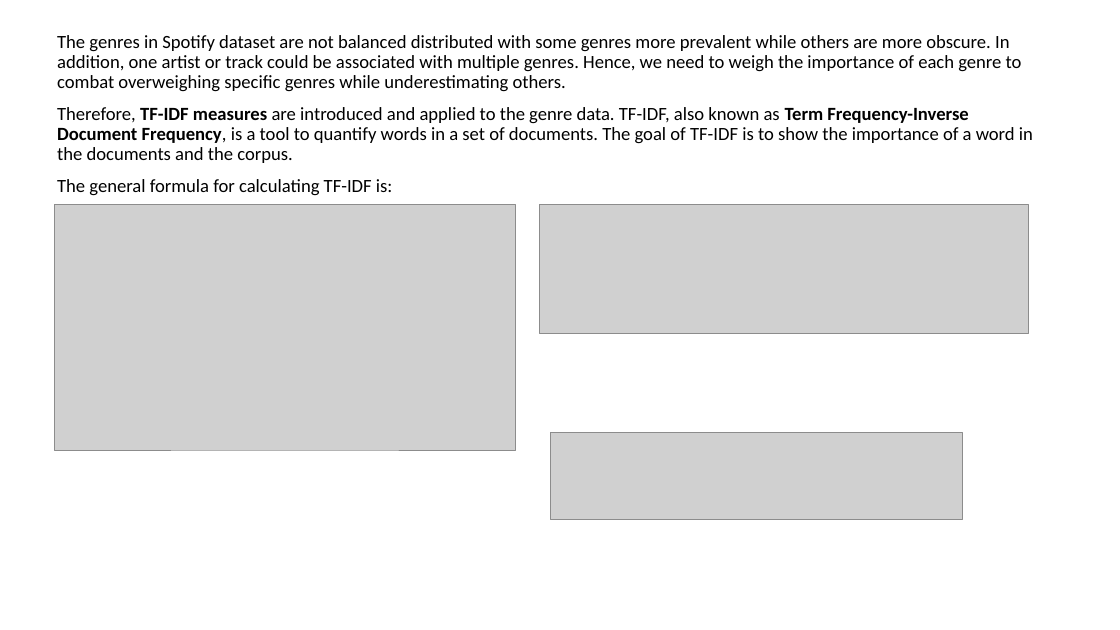
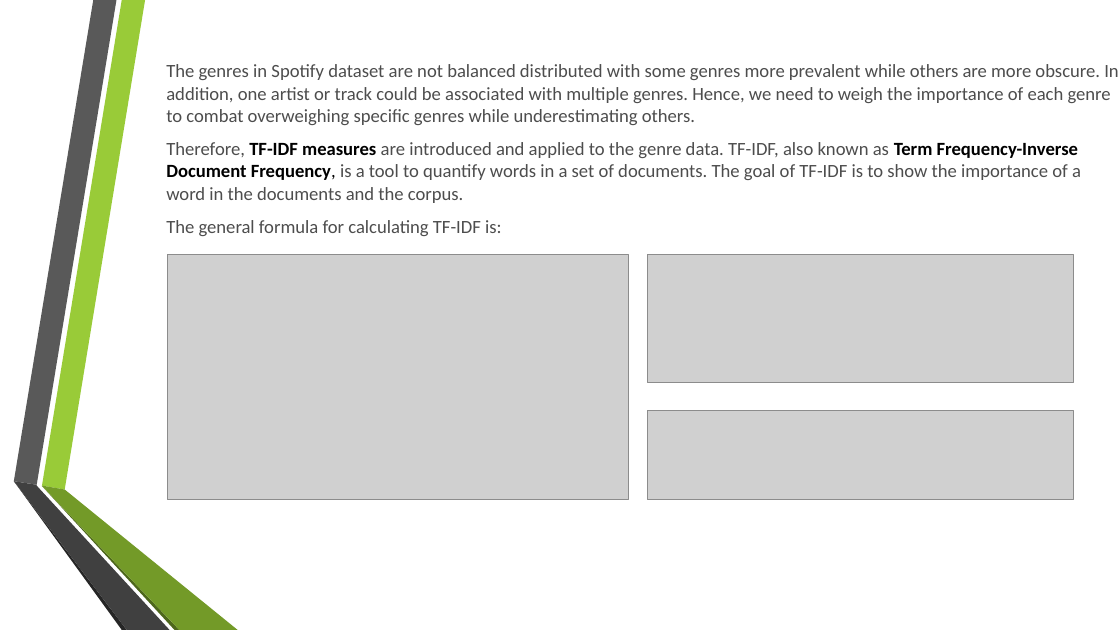
Before and after one commit to singharsh10/Music_Recommendation_System, a slide deck: slide 9 of Music_Recommendation_System.pptx. Drawn at 1120x630 pixels with LibreOffice and Linux fonts; fonts in the diff are those of the drawing; grey boxes stand for pictures; background and template pictures are left out. Boxes give left, top, right and bottom in pixels: in the first picture for what was removed or moved away, otherwise in the second. Text is boxed around its words. In the diff, an @@ line names an element or a change of style, - is before the commit and + after.

```diff
--- a/Music_Recommendation_System.pptx
+++ b/Music_Recommendation_System.pptx
@@ text "The genres in Spotify dataset ...": place and size @@
-text "The genres in Spotify dataset ..." at box(57, 35, 1033, 196)
+text "The genres in Spotify dataset ..." at box(166, 64, 1118, 236)
@@ text "The genres in Spotify dataset ..." at box(166, 64, 1118, 236): text colour #000000 to #4D4D4D; line spacing 0.9 to 1; vertical alignment top to middle @@
@@ picture: place and size @@
-picture at box(55, 205, 515, 450)
+picture at box(167, 255, 628, 500)
@@ picture: place and size @@
-picture at box(539, 205, 1028, 334)
+picture at box(648, 255, 1074, 383)
@@ picture: place and size @@
-picture at box(551, 433, 963, 519)
+picture at box(648, 410, 1074, 500)
@@ group added at box(13, 0, 238, 630): 6 freeform shapes @@
```
Also in this commit, not shown: 14 other slides changed, 1 slide added, 1 slide removed.
